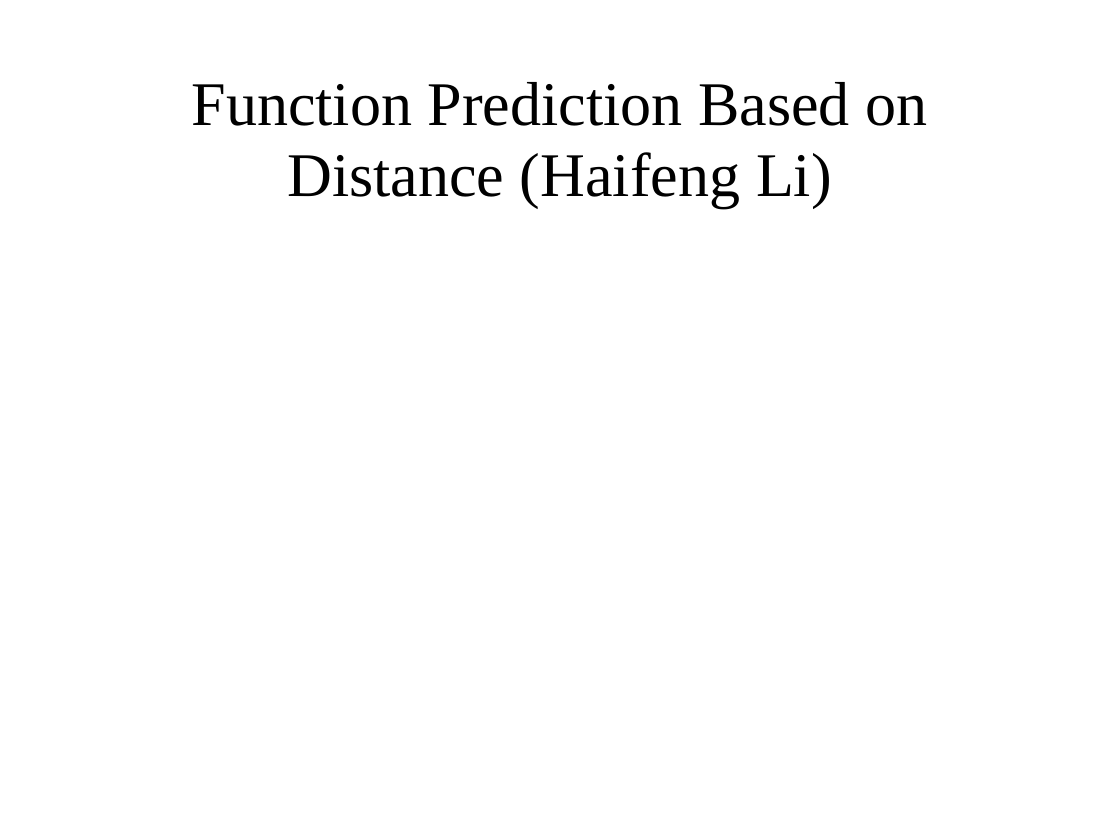
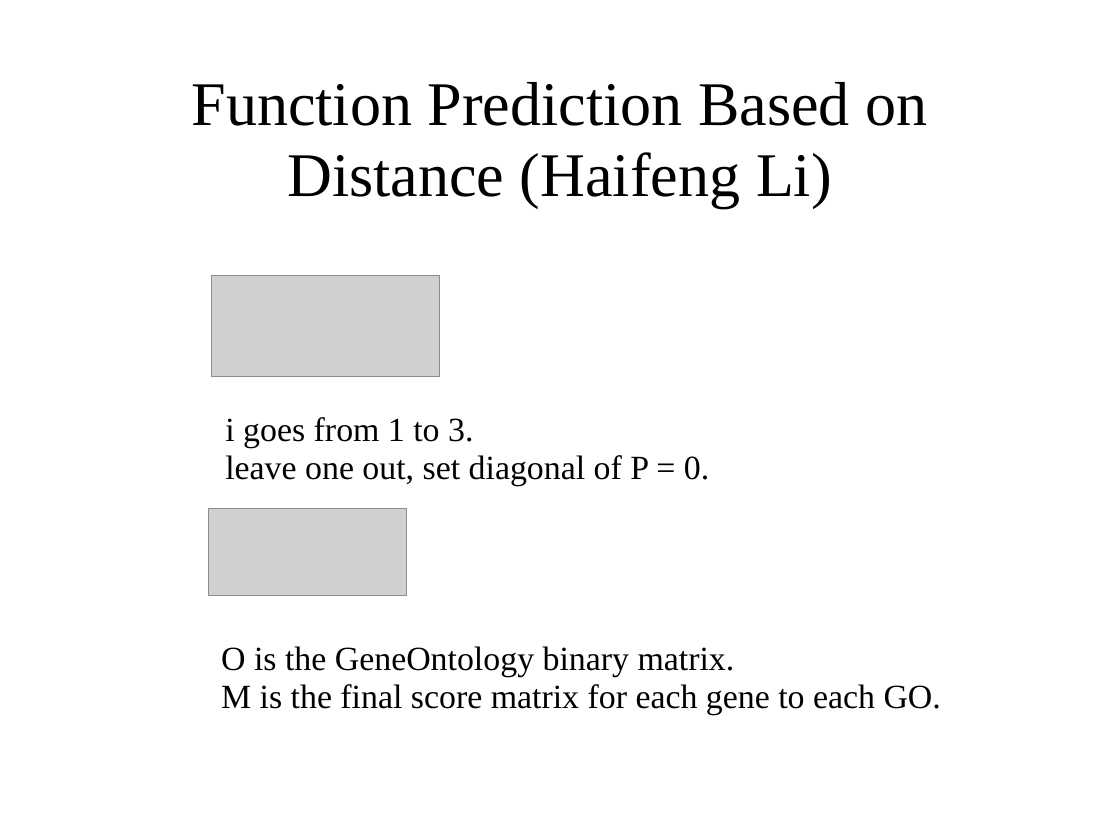
Before and after one commit to polyactis/annot, a slide deck: slide 6 of trunk/doc/lab_meeting_10_03_06/lm_10_03_06.ppt. Drawn at 1120x840 pixels with LibreOffice and Linux fonts; fonts in the diff are those of the drawing; grey boxes stand for pictures. Boxes give left, top, right and bottom in pixels: in the first picture for what was removed or moved away, otherwise in the second. Text is boxed around its words. In the diff, an @@ line names an element or a change of style, - is before the commit and + after.

```diff
--- a/trunk/doc/lab_meeting_10_03_06/lm_10_03_06.ppt
+++ b/trunk/doc/lab_meeting_10_03_06/lm_10_03_06.ppt
@@ picture added at box(211, 275, 440, 377) @@
@@ text added at box(225, 417, 709, 487), 24 pt, text #000000 @@
+i goes from 1 to 3.
+leave one out, set diagonal of P = 0.
@@ picture added at box(208, 508, 407, 596) @@
@@ text added at box(221, 646, 941, 715), 24 pt, text #000000 @@
+O is the GeneOntology binary matrix.
+M is the final score matrix for each gene to each GO.
```
Also in this commit, not shown: 2 other slides changed.
